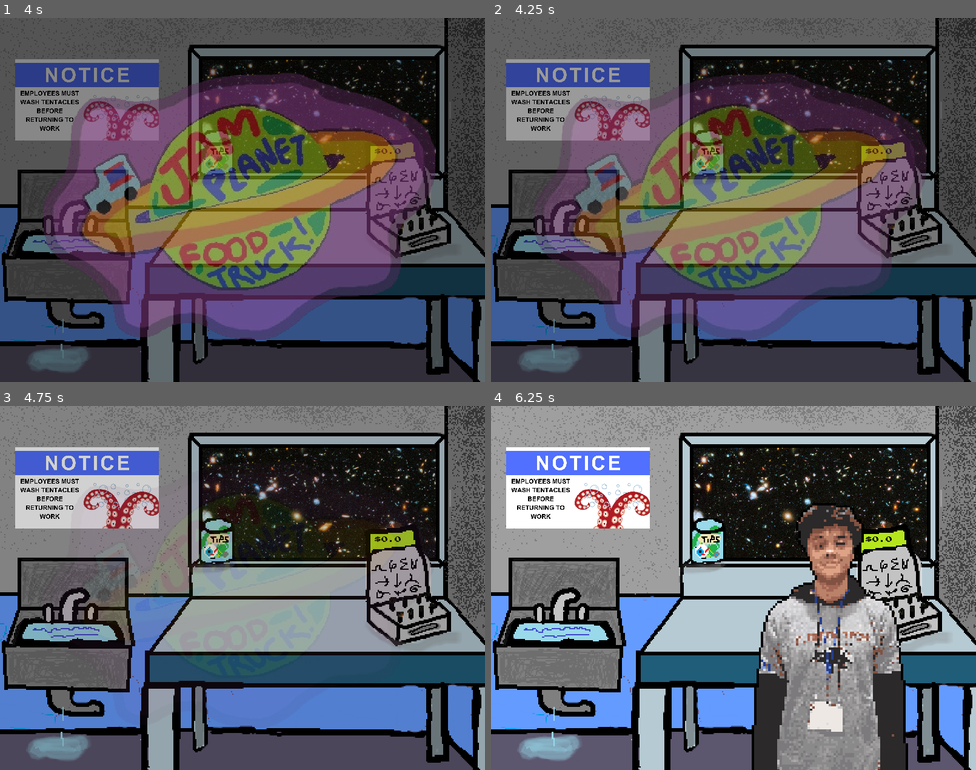
Above: before the commit, frames 1-4 (two rows, left to right).
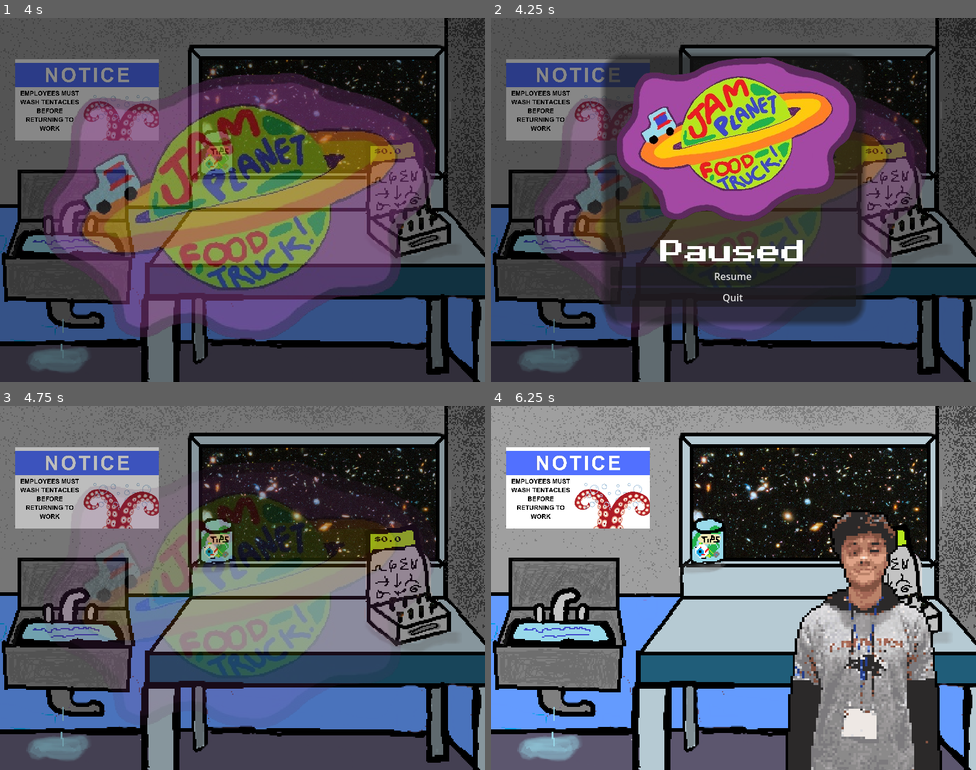
Above: after the commit, the same moments.

Repository: lganic/IEEE-GameJam-2026
Game: Godot game, scene res://scenes/base.tscn
The game is run twice, just before and just after one commit, with the same random seed, the same clock (stepped at 60 frames per second) and the same inputs.
Inputs (mouse positions are in pixels of both pictures, inside the frame that each line leads up to):
- Up to frame 1 (4 s): tap E (interact) at 0.5, 0.6, 1.25, 1.35, 2, 2.1, 2.75, 2.85, 3.5, 3.6 s; move the mouse to (349, 181) at 0.52 s; hold D (move_right) 0.53-1.28 s; click (349, 181) at 0.67 s; move the mouse to (145, 218) at 1.27 s; hold S (move_down) 1.28-2.03 s; move the mouse to (291, 119) at 2.02 s; hold D (move_right) 2.03-2.78 s; move the mouse to (218, 272) at 2.77 s; hold W (move_up) 2.78-3.53 s; click (218, 272) at 2.92 s; move the mouse to (388, 254) at 3.52 s; hold A (move_left) from 3.53 s (still down)
- Up to frame 2 (4.25 s): keep holding A (move_left); tap Escape (pause, bound only after the commit) at 4.15 s
- Up to frame 3 (4.75 s): release A (move_left) at 4.25 s; click (242, 664) at 4.25 s, where only the run after the commit has a clickable "Resume"
- Up to frame 4 (6.25 s): tap E (interact) at 5, 5.1, 5.85 s; move the mouse to (588, 533) at 5.02 s; hold A (move_left) 5.03-5.78 s; move the mouse to (757, 588) at 5.77 s; hold S (move_down) from 5.78 s (still down); click (757, 588) at 5.92 s

Frame 1 is identical in both runs. In frame 2, 37% of the frame differs, in the area x 22-78%, y 9-85%; in frame 3, 3.2%; in frame 4, 18%.

Commit message:
added pause menu

Diff:
--- a/project.godot
+++ b/project.godot
@@ -67,6 +67,11 @@
 "events": [Object(InputEventKey,"resource_local_to_scene":false,"resource_name":"","device":-1,"window_id":0,"alt_press …(192 unchanged characters)…
 ]
 }
+pause={
+"deadzone": 0.2,
+"events": [Object(InputEventKey,"resource_local_to_scene":false,"resource_name":"","device":-1,"window_id":0,"alt_pressed":false,"shift_pressed":false,"ctrl_pressed":false,"meta_pressed":false,"pressed":false,"keycode":0,"physical_keycode":4194305,"key_label":0,"unicode":0,"location":0,"echo":false,"script":null)
+]
+}
 
 [physics]
 
--- /dev/null
+++ b/scenes/PauseMenu.tscn
@@ -0,0 +1,50 @@
+[gd_scene format=3 uid="uid://cs5d6yn40gn4d"]
+
+[ext_resource type="Texture2D" uid="uid://hxhfroja2p8" path="res://assets/Glorpfile/splash-rem.png" id="1_g4jo0"]
+[ext_resource type="Script" uid="uid://cvexxprwbh40g" path="res://scenes/pause_menu.gd" id="1_komsw"]
+[ext_resource type="FontFile" uid="uid://gjr6ohpujnpf" path="res://fonts/retro-font.ttf" id="2_komsw"]
+
+[sub_resource type="LabelSettings" id="LabelSettings_5w6ei"]
+font = ExtResource("2_komsw")
+font_size = 40
+
+[node name="PauseMenu" type="CanvasLayer" unique_id=1202541812]
+script = ExtResource("1_komsw")
+
+[node name="ColorRect" type="ColorRect" parent="." unique_id=335904901]
+offset_right = 40.0
+offset_bottom = 40.0
+scale = Vector2(20.08, 15.08)
+color = Color(0, 0, 0, 0.09019608)
+
+[node name="Panel" type="Panel" parent="." unique_id=2133790387]
+offset_left = 185.0
+offset_top = 61.0
+offset_right = 225.0
+offset_bottom = 101.0
+scale = Vector2(10.759999, 11.075264)
+
+[node name="VBoxContainer" type="VBoxContainer" parent="." unique_id=1580195538]
+offset_left = 197.0
+offset_top = 62.0
+offset_right = 602.0
+offset_bottom = 476.0
+
+[node name="TextureRect" type="TextureRect" parent="VBoxContainer" unique_id=440260882]
+layout_mode = 2
+texture = ExtResource("1_g4jo0")
+stretch_mode = 4
+
+[node name="Label" type="Label" parent="VBoxContainer" unique_id=1425781868]
+layout_mode = 2
+text = "Paused"
+label_settings = SubResource("LabelSettings_5w6ei")
+horizontal_alignment = 1
+
+[node name="ResumeButton" type="Button" parent="VBoxContainer" unique_id=1088321291]
+layout_mode = 2
+text = "Resume"
+
+[node name="QuitButton" type="Button" parent="VBoxContainer" unique_id=1352869888]
+layout_mode = 2
+text = "Quit"
--- a/scenes/base.tscn
+++ b/scenes/base.tscn
@@ -22,6 +22,7 @@
 [ext_resource type="PackedScene" uid="uid://cqplx3072auhg" path="res://scenes/Dispensers/snargle-grab.tscn" id="13_uo6h6"]
 [ext_resource type="PackedScene" uid="uid://bfo5b848mred8" path="res://scenes/Dispensers/jazza-grab.tscn" id="14_33mrd"]
 [ext_resource type="PackedScene" uid="uid://cgdcv0gn4yihv" path="res://scenes/Dispensers/zorp-grab.tscn" id="14_b085t"]
+[ext_resource type="PackedScene" uid="uid://cs5d6yn40gn4d" path="res://scenes/PauseMenu.tscn" id="23_aomoi"]
 
 [sub_resource type="AtlasTexture" id="AtlasTexture_40w10"]
 atlas = ExtResource("3_h5ip5")
@@ -263,5 +264,7 @@
 shape = SubResource("RectangleShape2D_33mrd")
 debug_color = Color(0.5572427, 0.45025414, 0.8692072, 0.41960785)
 
+[node name="PauseMenu" parent="." unique_id=1202541812 instance=ExtResource("23_aomoi")]
+
 [editable path="Node2D2"]
 [editable path="OrderingStationHandler"]
--- /dev/null
+++ b/scenes/pause_menu.gd
@@ -0,0 +1,36 @@
+extends CanvasLayer
+
+@onready var resume_button: Button = $VBoxContainer/ResumeButton
+@onready var quit_button: Button = $VBoxContainer/QuitButton
+
+func _ready() -> void:
+	#process_mode = Node.PROCESS_MODE_WHEN_PAUSED
+	process_mode = Node.PROCESS_MODE_ALWAYS
+	visible = false
+
+	resume_button.pressed.connect(_on_resume_pressed)
+	quit_button.pressed.connect(_on_quit_pressed)
+
+func _process(_delta: float) -> void:
+
+	if Input.is_action_just_pressed("pause"):
+
+		if get_tree().paused:
+			resume_game()
+		else:
+			pause_game()
+
+func pause_game() -> void:
+	visible = true
+	get_tree().paused = true
+
+func resume_game() -> void:
+	get_tree().paused = false
+	visible = false
+
+func _on_resume_pressed() -> void:
+	resume_game()
+
+func _on_quit_pressed() -> void:
+	get_tree().paused = false
+	get_tree().quit()
Not shown, added: scenes/pause_menu.gd.uid
